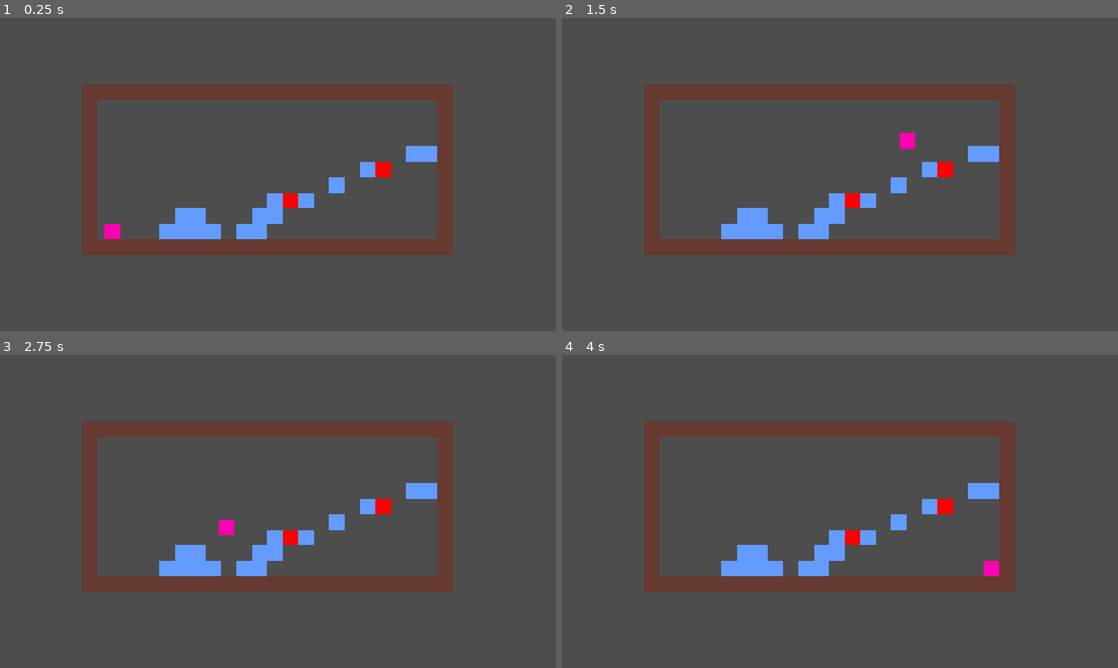
Above: before the commit, frames 1-4 (two rows, left to right).
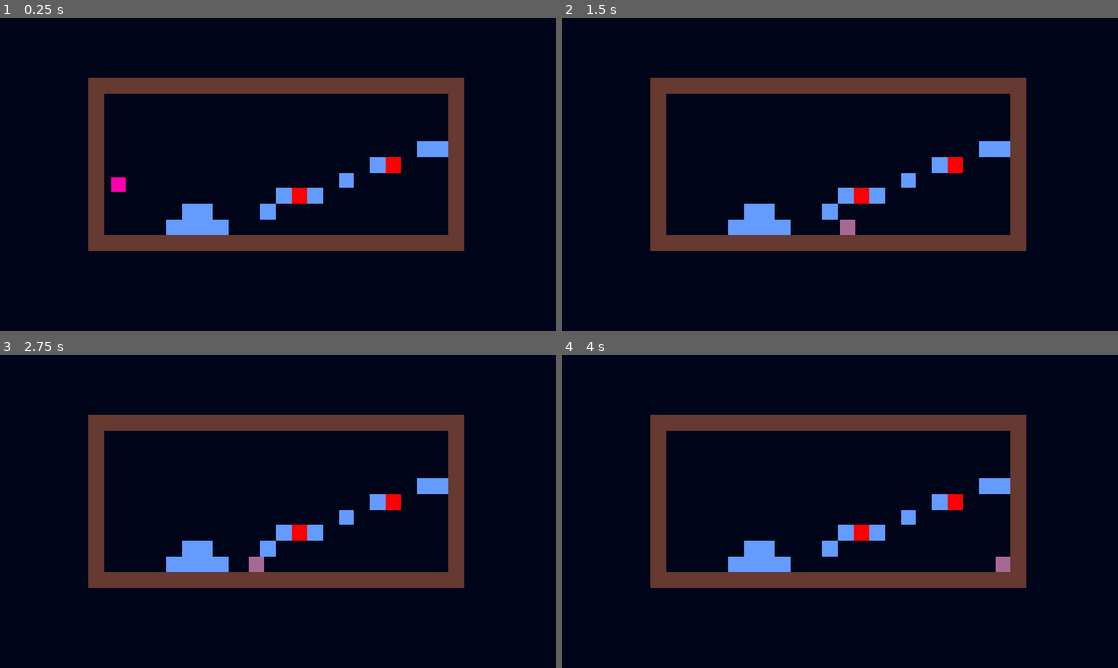
Above: after the commit, the same moments.

Repository: RajmiDeveloper/Godot-prueba
Game: Godot game, scene res://Escenas/escena_principal.tscn
Same seed, same stepped clock (60 frames per second), same inputs: the game is played once before the commit and once after it. Before the commit the project starts from res://Escenas/nivel_1/nivel_1.tscn.
Inputs:
- Up to frame 1 (0.25 s): no input
- Up to frame 2 (1.5 s): tap Enter (ui_accept) at 0.5, 0.6, 0.77, 1.07, 1.35 s; hold Right (ui_right) from 0.53 s (still down)
- Up to frame 3 (2.75 s): tap Enter (ui_accept) at 1.52, 1.82, 2.1 s; release Right (ui_right) at 2.03 s; hold Left (ui_left) from 2.03 s (still down)
- Up to frame 4 (4 s): release Left (ui_left) at 2.78 s; hold Right (ui_right) from 2.78 s (still down); tap Enter (ui_accept) at 2.85, 3.02, 3.32, 3.6, 3.77 s

The runs differ from the first frame. In frame 1, 93% of the frame differs, in the area x 0-100%, y 0-100%; in frame 2, 93%; in frame 3, 93%; in frame 4, 93%.

Commit message:
do things

Diff:
--- /dev/null
+++ b/Escenas/escena_principal.tscn
@@ -0,0 +1,11 @@
+[gd_scene format=3 uid="uid://dvgrdajhiofjw"]
+
+[ext_resource type="PackedScene" uid="uid://dhcsvmv5gmumo" path="res://Escenas/nivel_1/nivel_1.tscn" id="1_wmjee"]
+
+[node name="EscenaPrincipal" type="Node2D" unique_id=1416908253]
+
+[node name="Nivel1" parent="." unique_id=292225927 instance=ExtResource("1_wmjee")]
+position = Vector2(-34, -98)
+
+[node name="Camera2D" type="Camera2D" parent="." unique_id=2119801321]
+zoom = Vector2(2.03, 2.03)
--- a/Escenas/nivel_1/nivel_1.tscn
+++ b/Escenas/nivel_1/nivel_1.tscn
@@ -14,6 +14,7 @@
 0:1/0 = 0
 1:1/0 = 0
 2:1/0 = 0
+2:1/0/physics_layer_1/polygon_0/points = PackedVector2Array(-8, -8, 8, -8, -8, 8, 8, 8)
 3:1/0 = 0
 0:2/0 = 0
 1:2/0 = 0
@@ -37,13 +38,10 @@
 
 [node name="Bordes" parent="." unique_id=1600339404 instance=ExtResource("1_h0ibw")]
 
-[node name="Camera2D" type="Camera2D" parent="Bordes" unique_id=57268792]
-position = Vector2(43, 93)
-zoom = Vector2(2, 2)
-
 [node name="Nivel" type="TileMapLayer" parent="." unique_id=1070866597]
-tile_map_data = PackedByteArray("AAD7/wkAAQAAAAAAAAD8/wkAAQAAAAAAAAD8/wgAAQAAAAAAAAD9/wgAAQAAAAAAAAD9/wkAAQAAAAAAAAD+/wkAAQAAAAAAAAAAAAkAAQAAAAAAAAABAAkAAQAAAAAAAAABAAgAAQAAAAAAAAACAAgAAQAAAAAAAAACAAcAAQAAAAAAAAADAAcAAQAC …(106 unchanged characters)…
+tile_map_data = PackedByteArray("AAD7/wkAAQAAAAAAAAD8/wkAAQAAAAAAAAD8/wgAAQAAAAAAAAD9/wgAAQAAAAAAAAD9/wkAAQAAAAAAAAD+/wkAAQAAAAAAAAABAAgAAQAAAAAAAAACAAcAAQAAAAAAAAADAAcAAQAC …(106 unchanged characters)…
 tile_set = SubResource("TileSet_d5i3i")
 
 [node name="personaje" parent="." unique_id=1412559796 instance=ExtResource("3_jfjvu")]
-position = Vector2(-129, 148)
+position = Vector2(-129, 80)
+scale = Vector2(0.95, 0.95)
--- a/Escenas/personaje/animacion.tres
+++ b/Escenas/personaje/animacion.tres
@@ -5,6 +5,10 @@
 [sub_resource type="AtlasTexture" id="AtlasTexture_jlu54"]
 atlas = ExtResource("1_dlcha")
 region = Rect2(0, 32, 16, 16)
+
+[sub_resource type="AtlasTexture" id="AtlasTexture_dlcha"]
+atlas = ExtResource("1_dlcha")
+region = Rect2(32, 16, 16, 16)
 
 [sub_resource type="AtlasTexture" id="AtlasTexture_y7tge"]
 atlas = ExtResource("1_dlcha")
@@ -26,6 +30,14 @@
 }, {
 "frames": [{
 "duration": 1.0,
+"texture": SubResource("AtlasTexture_dlcha")
+}],
+"loop": 1,
+"name": &"Daño",
+"speed": 5.0
+}, {
+"frames": [{
+"duration": 1.0,
 "texture": SubResource("AtlasTexture_y7tge")
 }],
 "loop": 1,
--- a/Escenas/personaje/personaje.gd
+++ b/Escenas/personaje/personaje.gd
@@ -1,25 +1,63 @@
 extends CharacterBody2D
 
+@export var animacion: AnimatedSprite2D
+const walk_speed: float = 200.0
+const jump_velocity: float = -250.0
 
-const SPEED = 300.0
-const JUMP_VELOCITY = -400.0
+func _ready() -> void:
+	debug()
 
 
+func debug():
+	print("speed: ", walk_speed)
+	print("jump_speed: ", jump_velocity)
+	print( velocity)
+	pass
+
 func _physics_process(delta: float) -> void:
-	# Add the gravity.
+
+	#gravedad
 	if not is_on_floor():
 		velocity += get_gravity() * delta
 
-	# Handle jump.
-	if Input.is_action_just_pressed("ui_accept") and is_on_floor():
-		velocity.y = JUMP_VELOCITY
+	#salto con flecha o barra
+	var is_jumping := Input.get_axis("ui_accept", "ui_up")
+	if (is_jumping  and is_on_floor()):
+		velocity.y = jump_velocity
+		animacion.play("Saltar")
 
-	# Get the input direction and handle the movement/deceleration.
-	# As good practice, you should replace UI actions with custom gameplay actions.
+	#direccion en X, con las flechas
 	var direction := Input.get_axis("ui_left", "ui_right")
 	if direction:
-		velocity.x = direction * SPEED
+		velocity.x = direction * walk_speed
+		if not is_jumping:
+			animacion.play("Correr")
+		if direction > 0:
+			animacion.flip_h = true
+		else:
+			animacion.flip_h = false
 	else:
-		velocity.x = move_toward(velocity.x, 0, SPEED)
+		velocity.x = move_toward(velocity.x, 0, walk_speed)
+
+	if velocity.is_zero_approx():
+		animacion.play("Idle")
 
 	move_and_slide()
+#func _physics_process(delta: float) -> void:
+	## Add the gravity.
+	#if not is_on_floor():
+		#velocity += get_gravity() * delta
+#
+	## Handle jump.
+	#if (Input.is_action_just_pressed("ui_accept") or Input.is_action_just_pressed("ui_up"))  and is_on_floor():
+		#velocity.y = JUMP_VELOCITY
+#
+	## Get the input direction and handle the movement/deceleration.
+	## As good practice, you should replace UI actions with custom gameplay actions.
+	#var direction := Input.get_axis("ui_left", "ui_right")
+	#if direction:
+		#velocity.x = direction * SPEED
+	#else:
+		#velocity.x = move_toward(velocity.x, 0, SPEED)
+#
+	#move_and_slide()
--- a/Escenas/personaje/personaje.tscn
+++ b/Escenas/personaje/personaje.tscn
@@ -6,12 +6,15 @@
 [sub_resource type="RectangleShape2D" id="RectangleShape2D_kbuar"]
 size = Vector2(16, 16)
 
-[node name="personaje" type="CharacterBody2D" unique_id=1412559796]
+[node name="personaje" type="CharacterBody2D" unique_id=1412559796 node_paths=PackedStringArray("animacion")]
+collision_layer = 4
 script = ExtResource("1_g78av")
+animacion = NodePath("Animacion")
 
-[node name="AnimatedSprite2D" type="AnimatedSprite2D" parent="." unique_id=1434116653]
+[node name="Animacion" type="AnimatedSprite2D" parent="." unique_id=1434116653]
+unique_name_in_owner = true
 sprite_frames = ExtResource("1_u5lov")
-animation = &"Idle"
+animation = &"Daño"
 
 [node name="CollisionShape2D" type="CollisionShape2D" parent="." unique_id=2103552631]
 shape = SubResource("RectangleShape2D_kbuar")
--- a/project.godot
+++ b/project.godot
@@ -11,7 +11,7 @@
 [application]
 
 config/name="Projecto Prueba"
-run/main_scene="uid://dhcsvmv5gmumo"
+run/main_scene="uid://dvgrdajhiofjw"
 config/features=PackedStringArray("4.7", "Forward Plus")
 config/icon="res://icon.svg"
 
@@ -35,3 +35,4 @@
 
 textures/canvas_textures/default_texture_filter=0
 rendering_device/driver.windows="d3d12"
+environment/defaults/default_clear_color=Color(0, 0.020805275, 0.09924535, 1)
